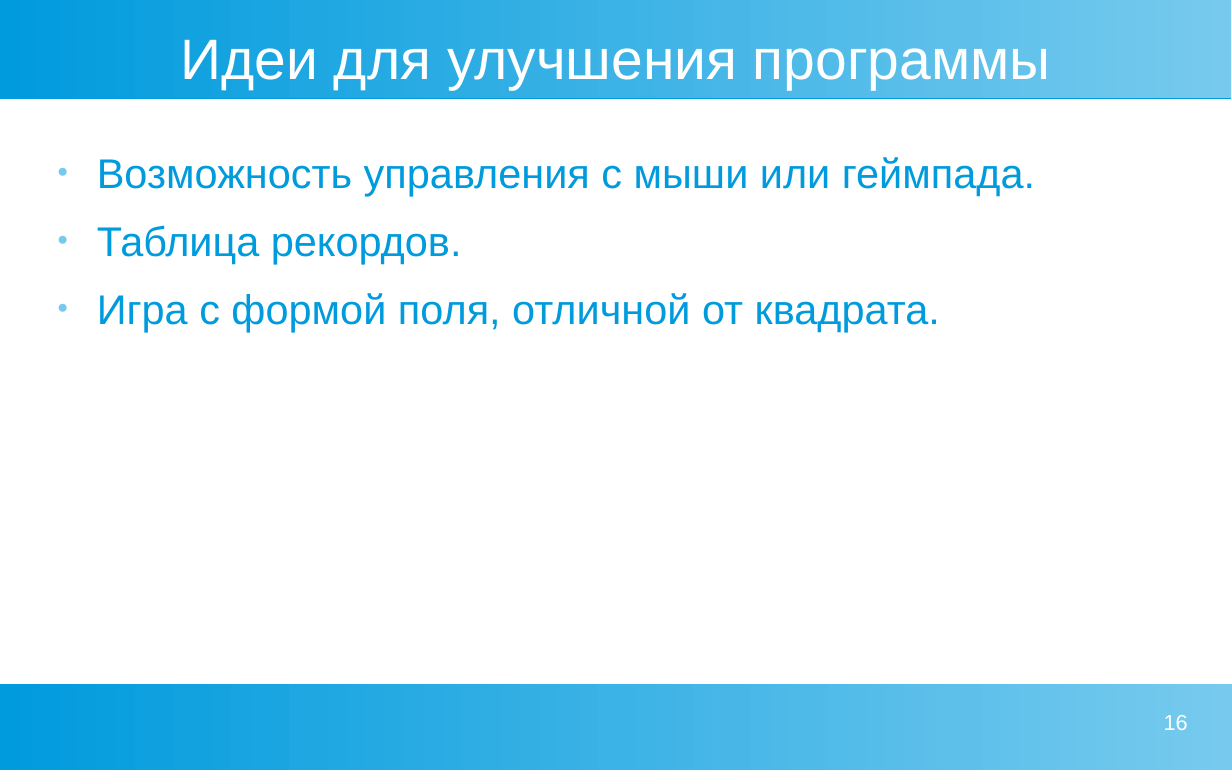
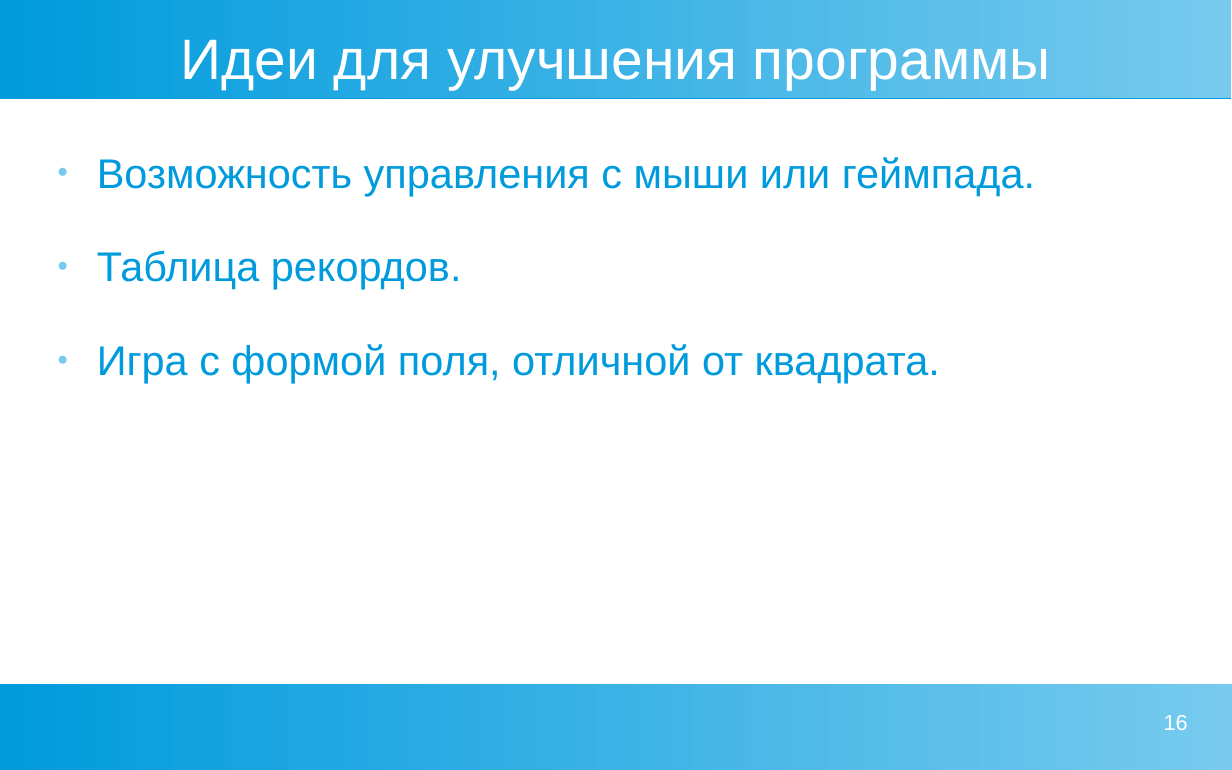
Before and after one commit to zhigunovsemyon/2048, a slide deck: slide 16 of presentation/Presentation.odp. Drawn at 1232x770 pixels with LibreOffice and Linux fonts; fonts in the diff are those of the drawing. Boxes give left, top, right and bottom in pixels: in the first picture for what was removed or moved away, otherwise in the second. Text is boxed around its words. In the diff, an @@ line names an element or a change of style, - is before the commit and + after.

```diff
--- a/presentation/Presentation.odp
+++ b/presentation/Presentation.odp
@@ text "Возможность управления с мыши или ..." at [97,157,1035,383]: more space between paragraphs @@
```
Also in this commit, not shown: 1 other file.
